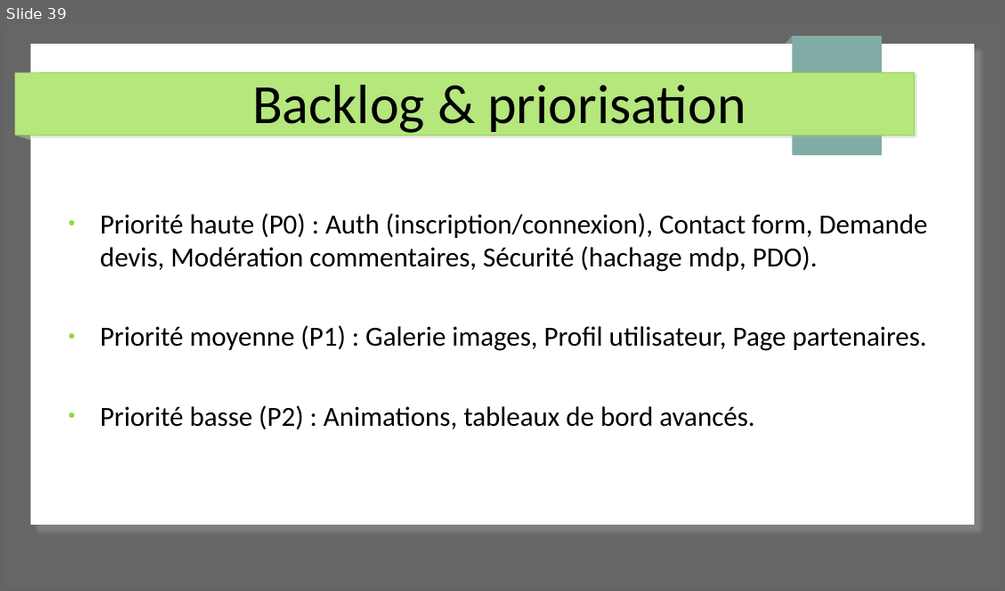
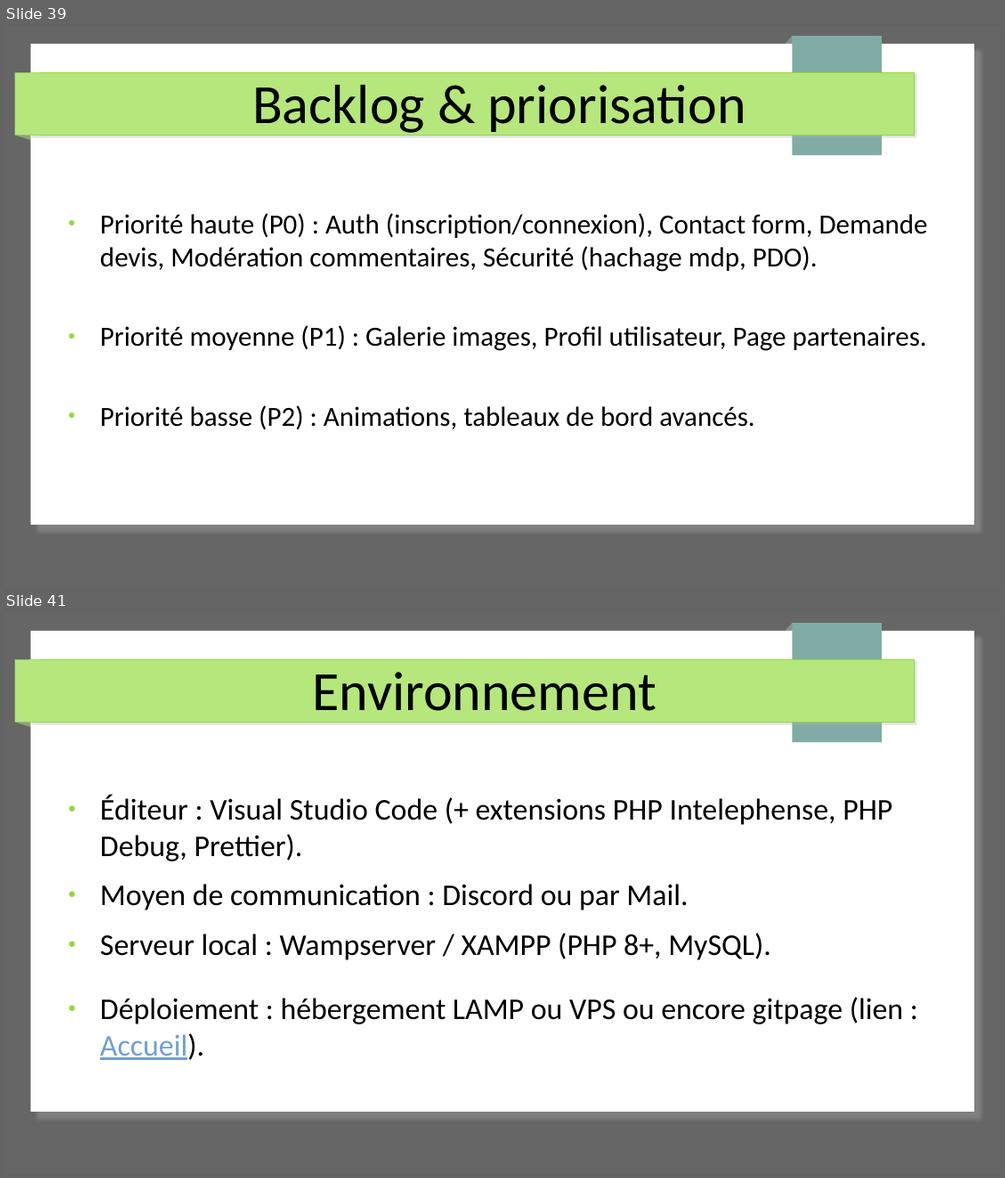
Before and after one commit to Cboukhal/project_exam, a slide deck: Document/projet_exam.odp. Shown one above the other, each under a label of ours: slide 39 before the commit, slides 39 and 41 after it; the slides between them are not shown. The pictures are 1005x591 and 1005x1178 pixels, drawn with LibreOffice and Linux fonts; fonts in the diff are those of the drawing. Boxes give left, top, right and bottom in pixels: in the first picture for what was removed or moved away, otherwise in the second. Text is boxed around its words. In the diff, an @@ line names an element or a change of style, - is before the commit and + after.

```diff
--- a/Document/projet_exam.odp
+++ b/Document/projet_exam.odp
@@ slide 41 added at [4,613,1001,1174], background #666666; not listed: 7 template elements that a slide beside it also shows @@
@@ title added at [312,672,656,724], 44 pt, text #000000 @@
+Environnement
@@ text added at [100,795,903,1060], 24 pt, text #000000 @@
+● Éditeur : Visual Studio Code (+ extensions PHP Intelephense, PHP Debug, Prettier).
+● Moyen de communication : Discord ou par Mail.
+● Serveur local : Wampserver / XAMPP (PHP 8+, MySQL).
+● Déploiement : hébergement LAMP ou VPS ou encore gitpage (lien : Accueil).
```
Also in this commit, not shown: 9 other slides added, 11 slides removed, 7 other files.
